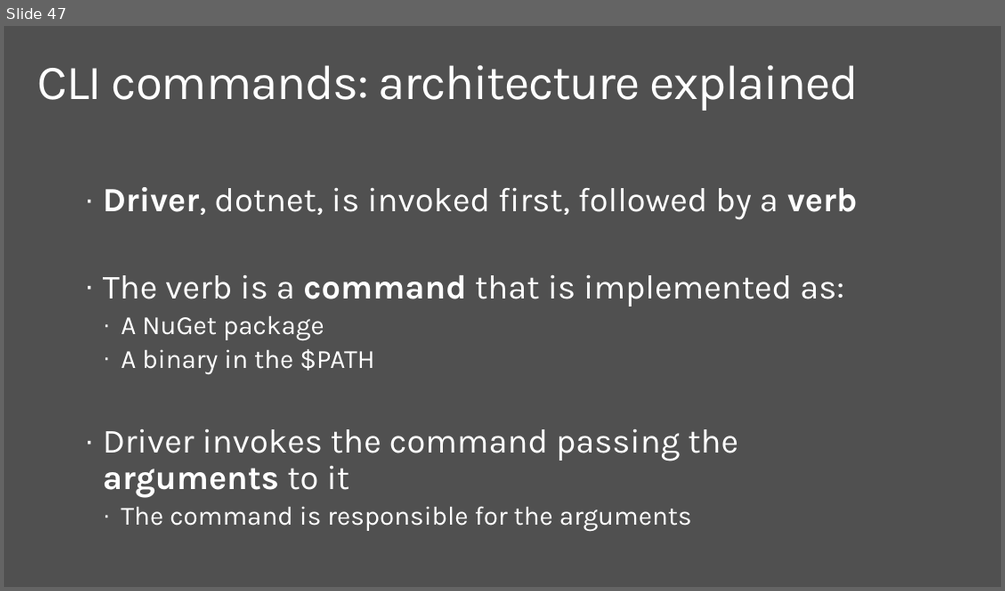
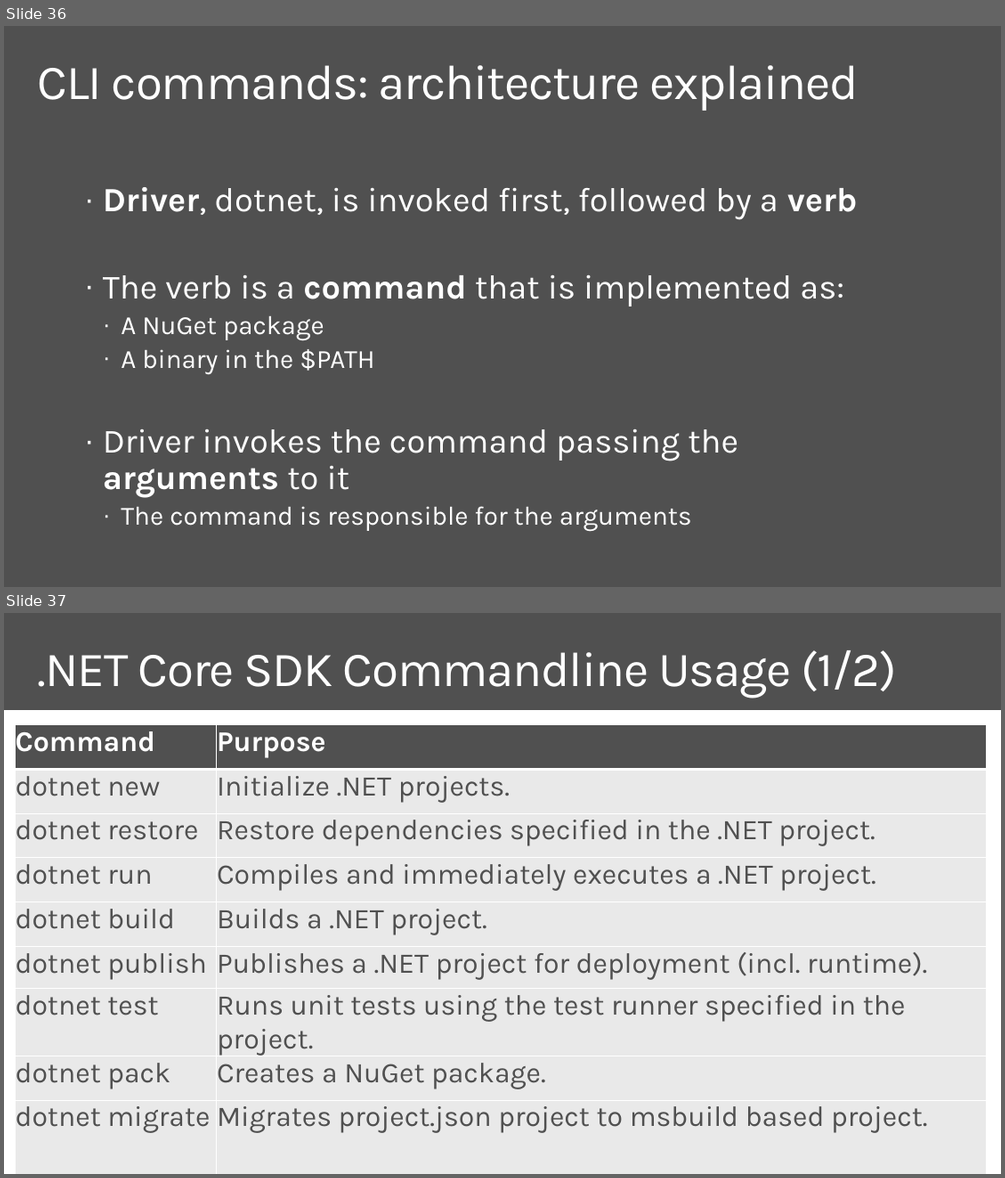
Before and after one commit to dotnet-presentations/dotnetcore-workshop, a slide deck: 1-Overview-Tools-Acquisition/netcore-workshop-overview-tools.pptx. Shown one above the other, each under a label of ours: slide 47 before the commit, slides 36 and 37 after it. The pictures are 1005x591 and 1005x1178 pixels, drawn with LibreOffice and Linux fonts; fonts in the diff are those of the drawing; background and template pictures are left out. Boxes give left, top, right and bottom in pixels: in the first picture for what was removed or moved away, otherwise in the second. Text is boxed around its words. In the diff, an @@ line names an element or a change of style, - is before the commit and + after.

```diff
--- a/1-Overview-Tools-Acquisition/netcore-workshop-overview-tools.pptx
+++ b/1-Overview-Tools-Acquisition/netcore-workshop-overview-tools.pptx
@@ slide 37 added at (x1=4, y1=613, x2=1001, y2=1174), background #505050 @@
@@ title added at (x1=38, y1=650, x2=897, y2=698), 48 pt, text #FFFFFF @@
+.NET Core SDK Commandline Usage (1/2)
@@ rectangle added at (x1=4, y1=711, x2=1001, y2=1174), fill #FFFFFF @@
@@ table added at (x1=15, y1=724, x2=987, y2=1160), 9 rows, 2 columns @@
+Command | Purpose
+dotnet new | Initialize .NET projects.
+dotnet restore | Restore dependencies specified in the .NET project.
+dotnet run | Compiles and immediately executes a .NET project.
+dotnet build | Builds a .NET project.
+dotnet publish | Publishes a .NET project for deployment (incl. runtime).
+dotnet test | Runs unit tests using the test runner specified in the project.
+dotnet pack | Creates a NuGet package.
+dotnet migrate | Migrates project.json project to msbuild based project.
@@ what was slide 47 is now slide 36 @@
```
Also in this commit, not shown: 20 slides changed, 2 other slides added, 5 slides removed.
